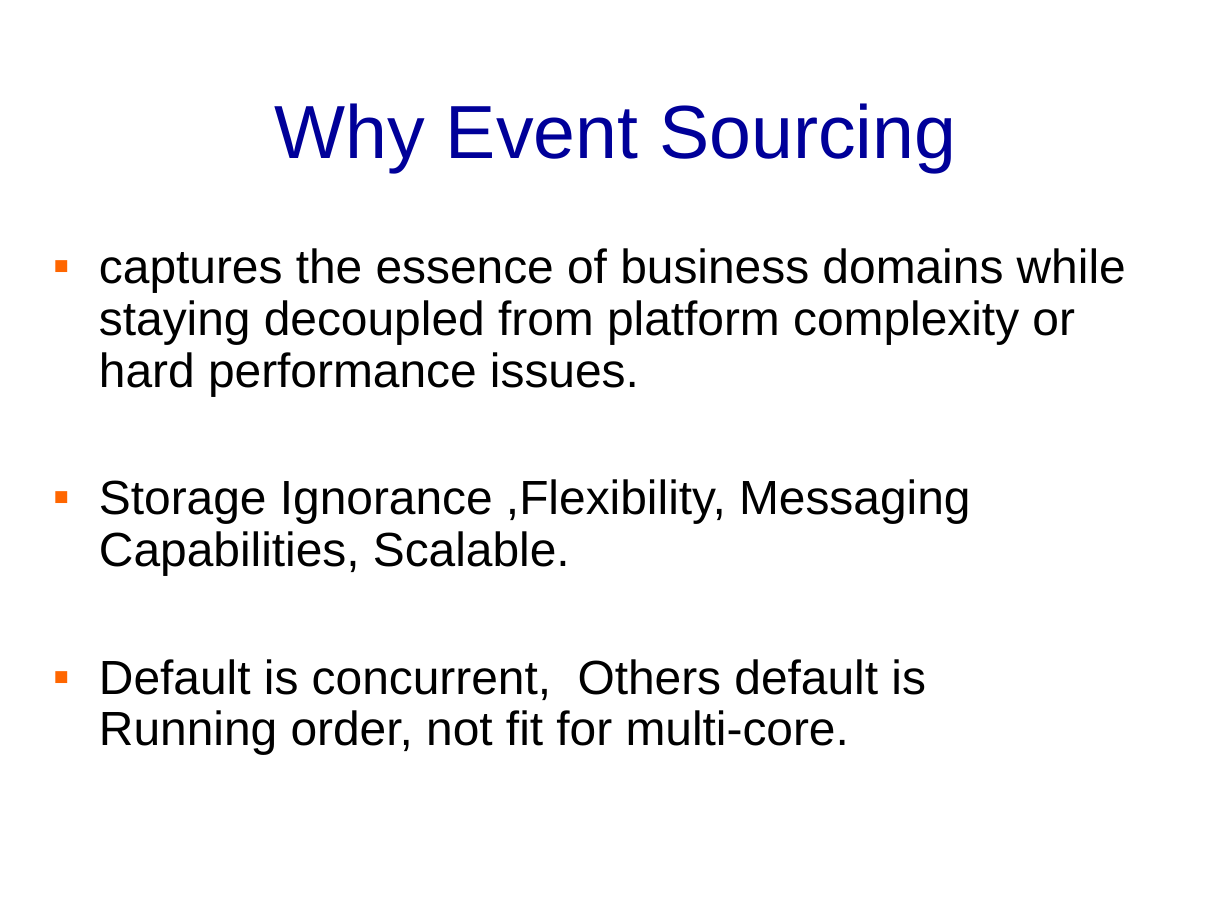
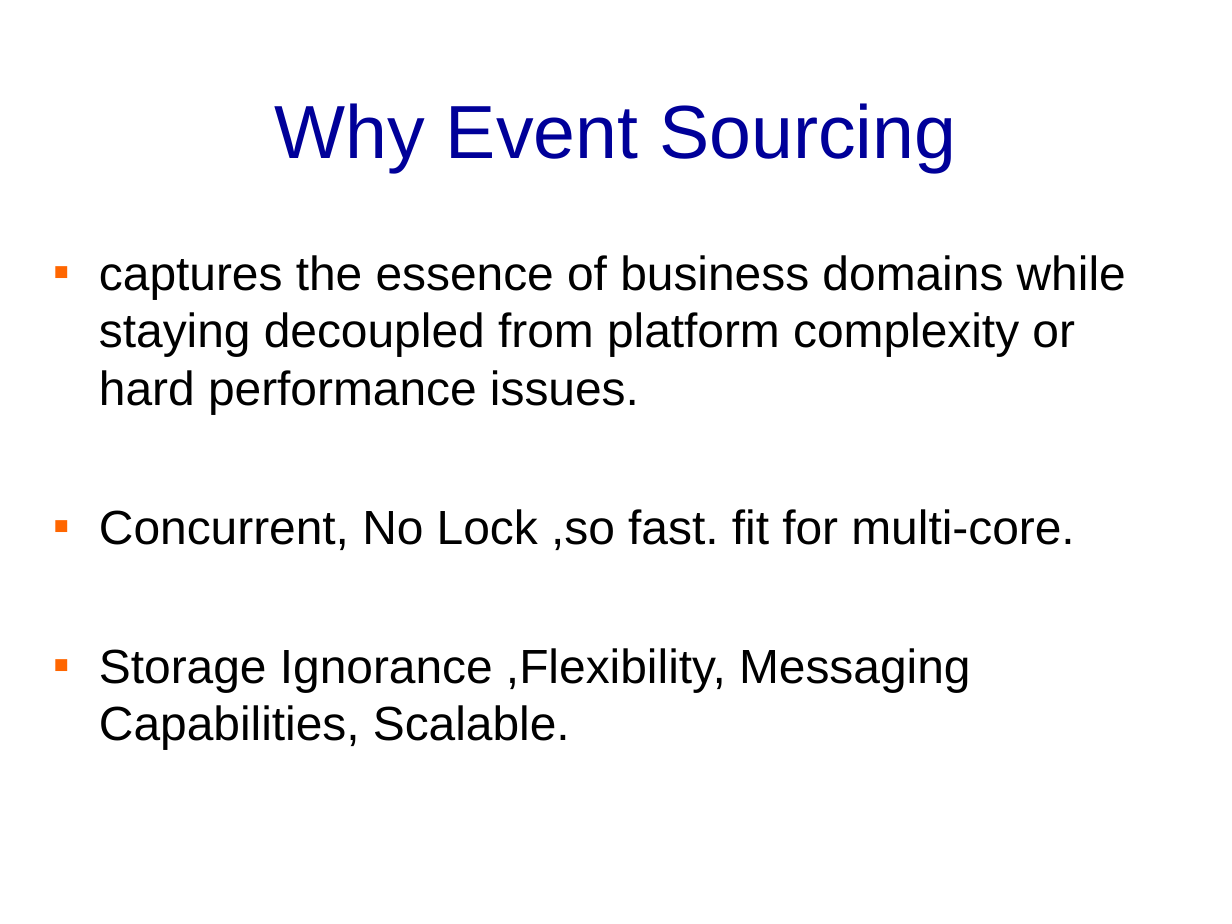
Before and after one commit to banq/jdonframework, a slide deck: slide 11 of doc/english/JdonFramework.ppt. Drawn at 1232x924 pixels with LibreOffice and Linux fonts; fonts in the diff are those of the drawing; background and template pictures are left out. Boxes give left, top, right and bottom in pixels: in the first picture for what was removed or moved away, otherwise in the second. Text is boxed around its words. In the diff, an @@ line names an element or a change of style, - is before the commit and + after.

Commit message:
no lock, so fast

```diff
--- a/doc/english/JdonFramework.ppt
+++ b/doc/english/JdonFramework.ppt
@@ text at [99,255,1126,750]: line spacing 0.9 to 1 @@
@@ text at [99,509,1074,550]: paragraph added @@
+▪ Concurrent, No Lock ,so fast. fit for multi-core.
@@ text at [99,659,926,754]: paragraph removed @@
-▪ Default is concurrent, Others default is Running order, not fit for multi-core.
```
Also in this commit, not shown: 2 other slides changed, 1 other file.
